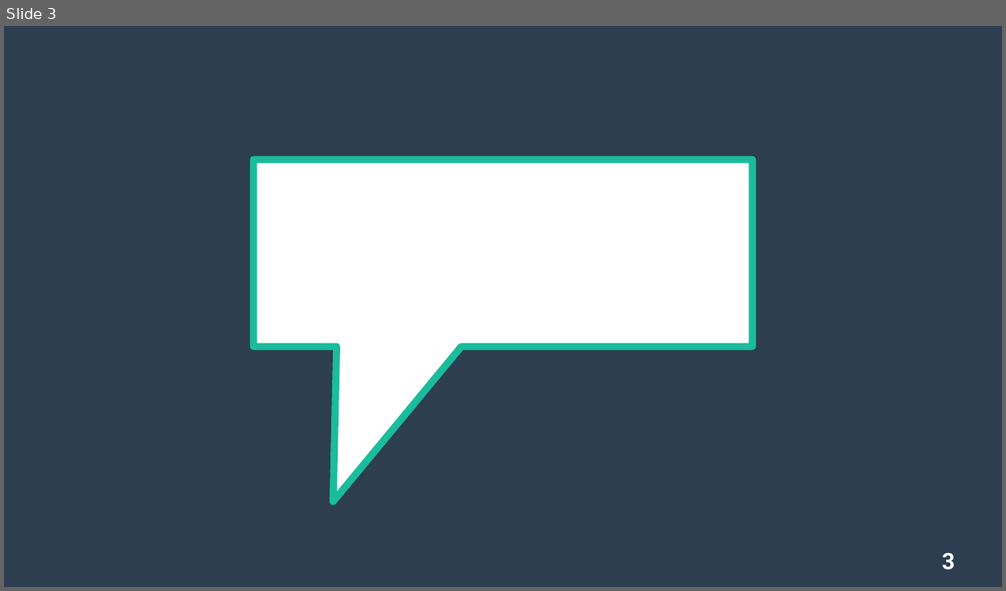
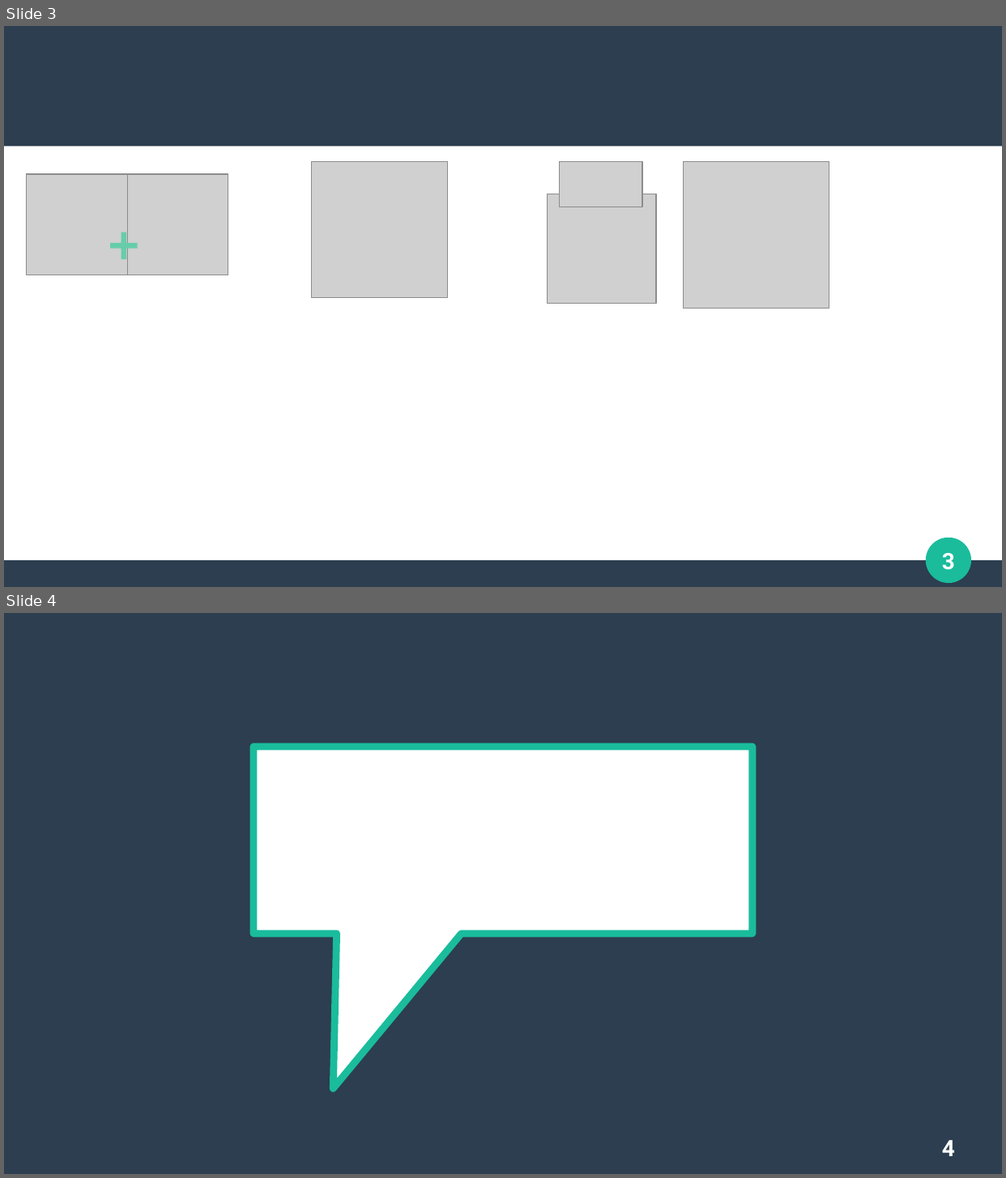
Before and after one commit to rahard/BRiot-stuff, a slide deck: MQTT/presentation/Particle-Rendering.pptx. Shown one above the other, each under a label of ours: slide 3 before the commit, slides 3 and 4 after it. The pictures are 1006x591 and 1006x1178 pixels, drawn with LibreOffice and Linux fonts; fonts in the diff are those of the drawing; grey boxes stand for pictures. Boxes give left, top, right and bottom in pixels: in the first picture for what was removed or moved away, otherwise in the second. Text is boxed around its words. In the diff, an @@ line names an element or a change of style, - is before the commit and + after.

Commit message:
latest

```diff
--- a/MQTT/presentation/Particle-Rendering.pptx
+++ b/MQTT/presentation/Particle-Rendering.pptx
@@ slide 3 added at (4,26,1002,587), background #FFFFFF @@
@@ rectangle added at (4,26,1002,147), fill #2C3E50 @@
@@ picture added at (312,162,448,297) @@
@@ picture added at (560,162,643,207) @@
@@ picture added at (683,162,830,309) @@
@@ picture added at (548,194,656,303) @@
@@ group added at (27,174,228,275): 2 pictures, 2 rectangles @@
@@ ellipse added at (927,539,971,583), fill #1ABC9C, outline #1ABC9C 0.85 pt @@
@@ page number added at (942,553,955,570), 18 pt, text #FFFFFF, bold @@
+3
@@ rectangle added at (4,561,1002,587), fill #2C3E50 @@
@@ what was slide 3 is now slide 4 @@
@@ page number at (942,1140,955,1157): text changed @@
-3
+4
```
